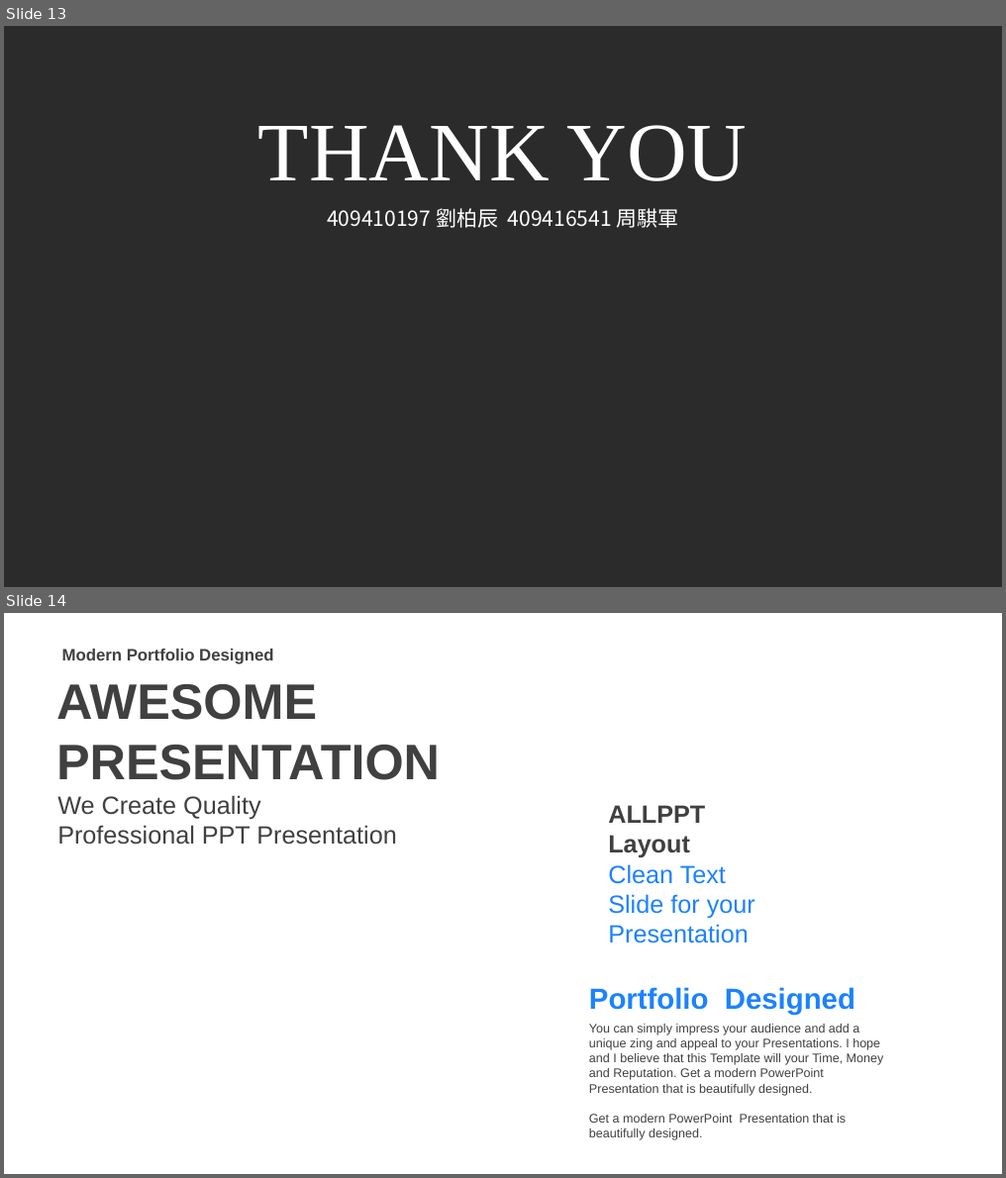
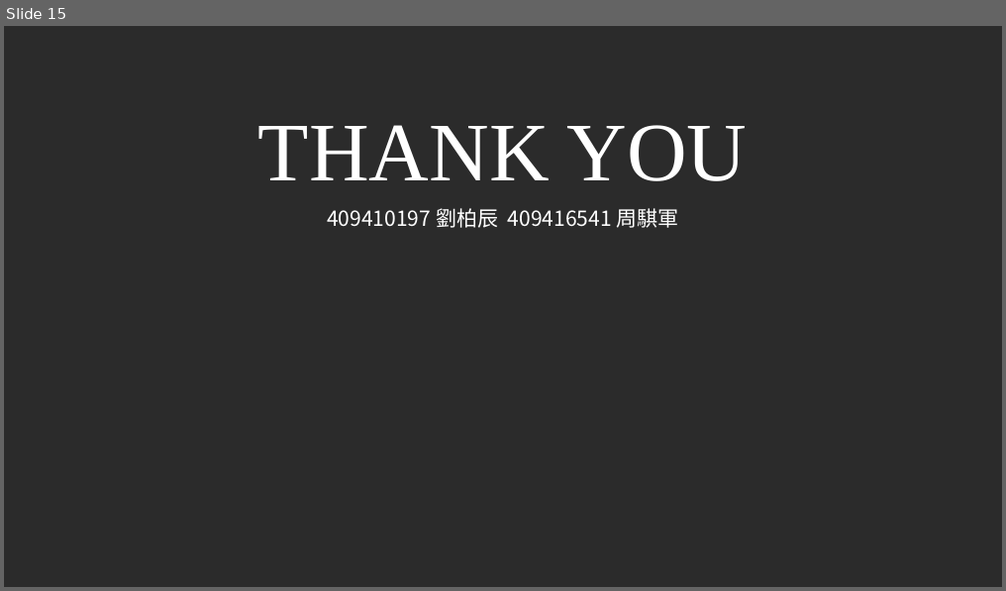
Before and after one commit to 409416541/111-1-project, a slide deck: 影像專題.pptx. Shown one above the other, each under a label of ours: slides 13 and 14 before the commit, slide 15 after it. The pictures are 1006x1178 and 1006x591 pixels, drawn with LibreOffice and Linux fonts; fonts in the diff are those of the drawing; background and template pictures are left out; a plain dark background stands for a picture behind light text. Boxes give left, top, right and bottom in pixels: in the first picture for what was removed or moved away, otherwise in the second. Text is boxed around its words. In the diff, an @@ line names an element or a change of style, - is before the commit and + after.

```diff
--- a/影像專題.pptx
+++ b/影像專題.pptx
@@ slide 14 removed at (4, 613, 1002, 1174), background picture (left out) @@
@@ text removed at (62, 649, 273, 664) @@
-Modern Portfolio Designed
@@ text removed at (56, 684, 440, 780) @@
-AWESOME
-PRESENTATION
@@ text removed at (57, 795, 396, 845) @@
-We Create Quality
-Professional PPT Presentation
@@ text removed at (608, 805, 755, 944) @@
-ALLPPT Layout
-Clean Text Slide for your Presentation
@@ text removed at (589, 987, 855, 1015) @@
-Portfolio Designed
@@ text removed at (589, 1024, 884, 1141) @@
-You can simply impress your audience and add a unique zing and appeal to your Presentations. I hope and I believe that this Template will your Time, Money and Reputation. Get a modern PowerPoint Presentation that is beautifully designed.
-Get a modern PowerPoint Presentation that is beautifully designed.
@@ what was slide 13 is now slide 15 @@
```
Also in this commit, not shown: 2 slides changed, 2 slides added, 1 other slide removed.
